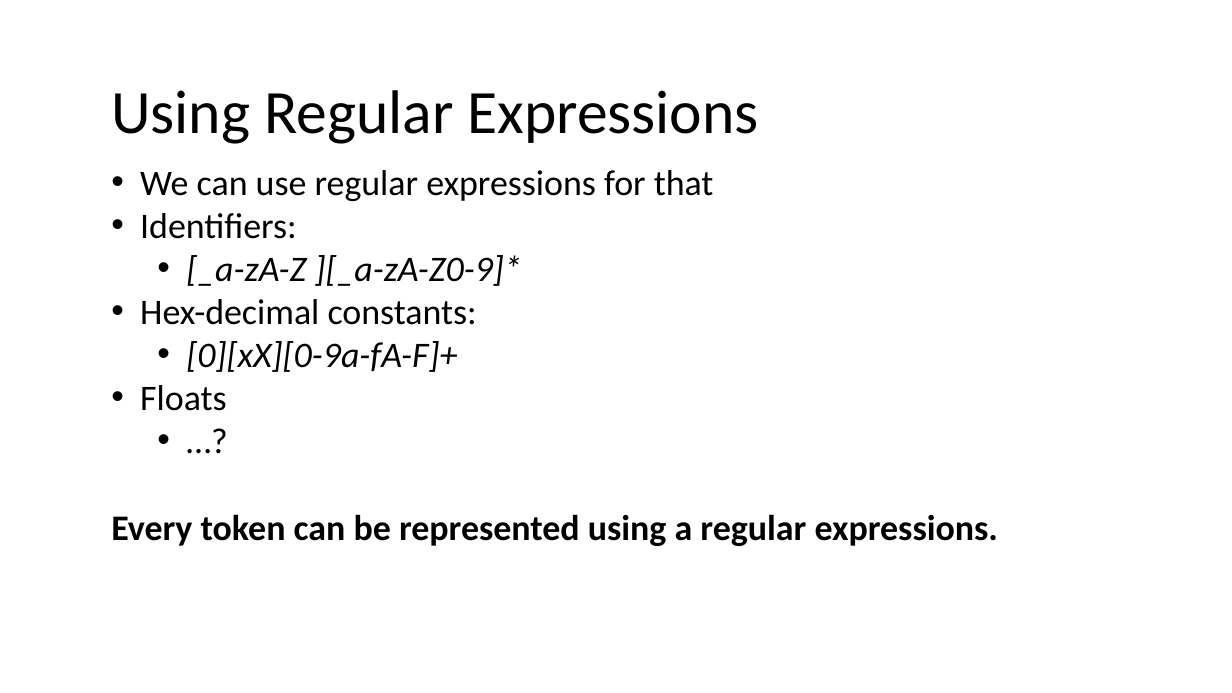
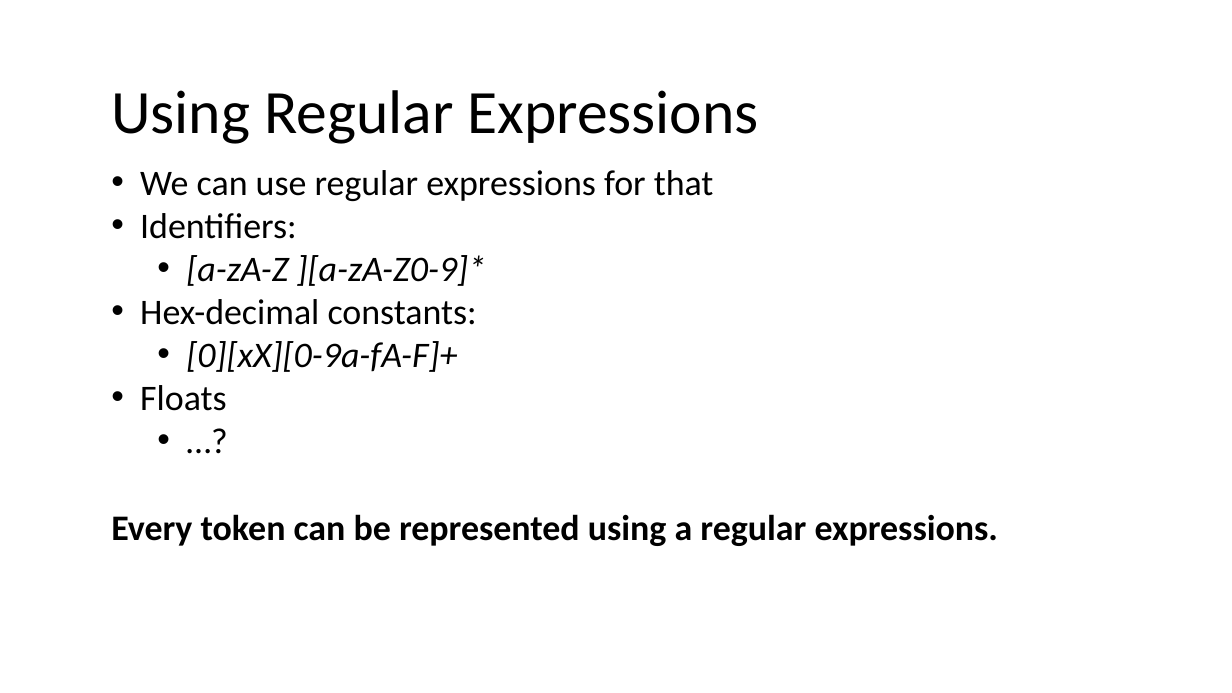
Before and after one commit to nivshani/compilation, a slide deck: slide 59 of slides/lexical_analysis.pptx. Drawn at 1232x693 pixels with LibreOffice and Linux fonts; fonts in the diff are those of the drawing. Boxes give left, top, right and bottom in pixels: in the first picture for what was removed or moved away, otherwise in the second. Text is boxed around its words. In the diff, an @@ line names an element or a change of style, - is before the commit and + after.

```diff
--- a/slides/lexical_analysis.pptx
+++ b/slides/lexical_analysis.pptx
@@ text at (186,255,486,286): text changed @@
-  • [_a-zA-Z ][_a-zA-Z0-9]*
+  • [a-zA-Z ][a-zA-Z0-9]*
```
Also in this commit, not shown: 4 other slides changed, 1 other file.
